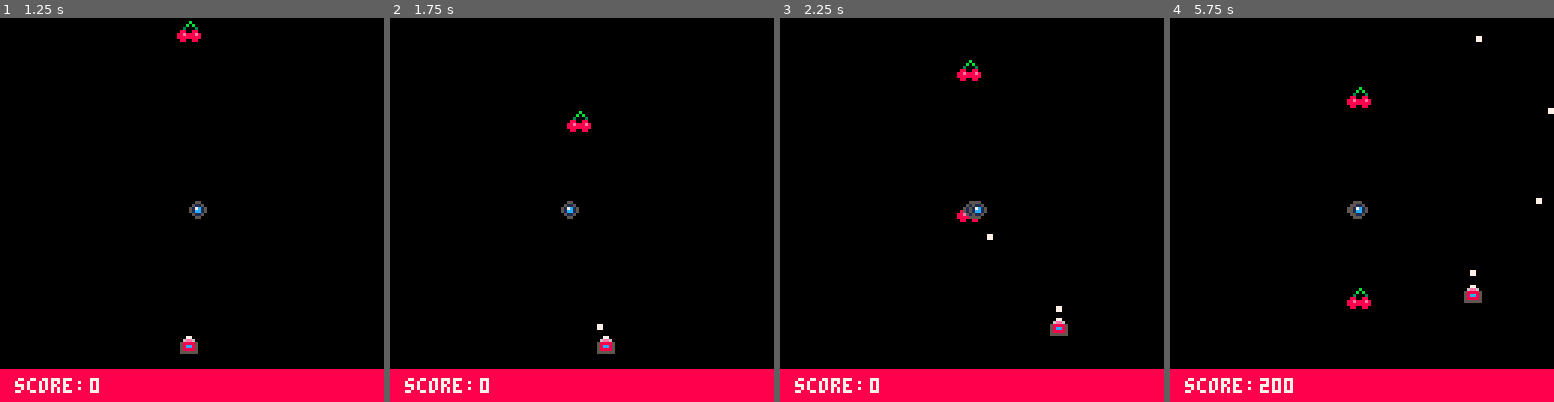
Above: before the commit, frames 1-4 (left to right).
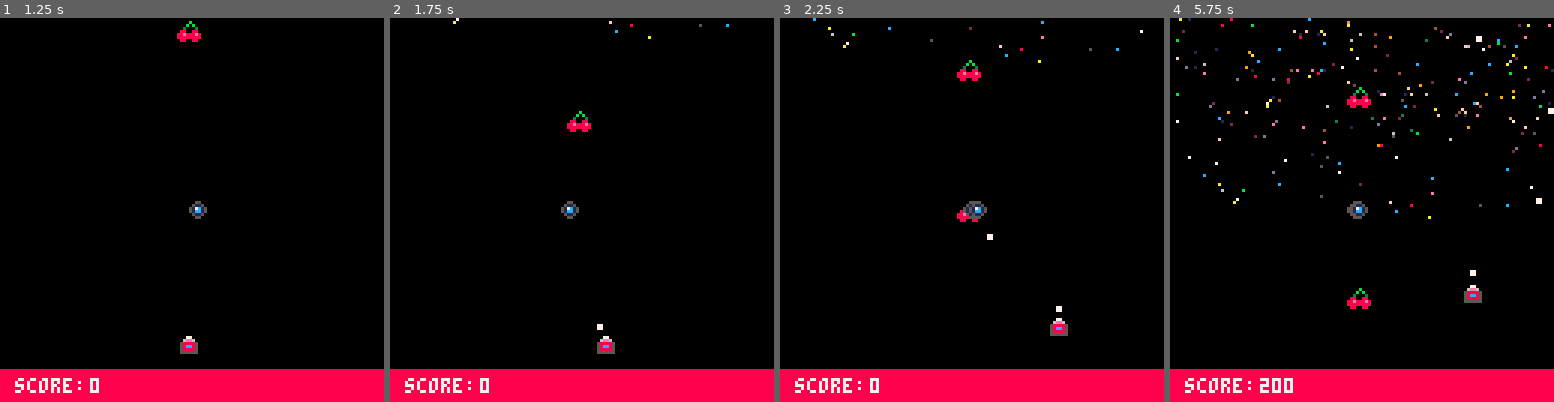
Above: after the commit, the same moments.

Repository: kris-pearman/Space-Fluff
Game: PICO-8 cartridge game.p8
Same seed, same stepped clock (60 frames per second), same inputs: the game is played once before the commit and once after it.
Inputs:
- Up to frame 1 (1.25 s): tap X (X key) at 0.33, 1.07 s; tap O (Z key) at 0.7 s
- Up to frame 2 (1.75 s): hold Right from 1.6 s (still down); tap O (Z key) at 1.7 s
- Up to frame 3 (2.25 s): tap X (X key) at 1.85 s; release Right at 2.1 s; tap O (Z key) at 2.1 s; hold Up from 2.15 s (still down)
- Up to frame 4 (5.75 s): release Up at 2.42 s; hold Right 2.47-3.03 s; tap O (Z key) every 0.4 s from 2.5 to 5.7 s; tap X (X key) at 2.97, 4.08, 5.2 s; hold Left 3.08-3.58 s; hold Down 3.63-3.97 s; hold Right 4.02-4.68 s; hold Up 4.73-5.03 s; hold Left 5.08-5.68 s; hold Down from 5.73 s (still down)

Frame 1 is identical in both runs. In frame 2, less than 0.1% of the frame differs, in the area x 16-89%, y 0-6%; in frame 3, 0.1%; in frame 4, 1.2%, in the area x 1-100%, y 0-53%.

Commit message:
implemented rudimentary background star code

Diff:
--- a/game.p8
+++ b/game.p8
@@ -10,6 +10,8 @@
     bullets={}
     game_state = "title"
     powerups={}
+    initialise_stars()
+    cur_frame=0
 end
 
 function _update60()
@@ -21,6 +23,7 @@
         update_powerups()
         hide_dead_enemies()
         enemy_collision()
+        cur_frame += 1
     end
 end
 
@@ -29,16 +32,44 @@
     if game_state == "title" then
         print("press fire to start",28,60,white)
     else
+        draw_stars()
         draw_player()
         draw_bullets()
         draw_hud()
         draw_powerup()
         draw_enemies()
+
     end
 end
 
 -->8
 --functions in here
+function initialise_stars()
+    stars = {}
+    for y = 0,128 do
+        for i = 0,8 do
+        star={}
+        star.x = flr(rnd(17))+2
+        star.y = -16-(y+flr(rnd(8)*flr(rnd(32))))
+        star.num = i
+        star.color = rnd(32)
+        add(stars,star)
+        end
+    end
+
+end
+
+function draw_stars()
+    for star in all(stars) do
+        if star.y+cur_frame/4 > 128 then
+            star.y = -cur_frame/4
+        end
+        pset(star.x + star.num * 16,star.y+cur_frame/4+8,star.color)
+    end
+end
+
+
+
 function update_powerups()
     for powerup in all(powerups) do
         move_powerup(powerup)
